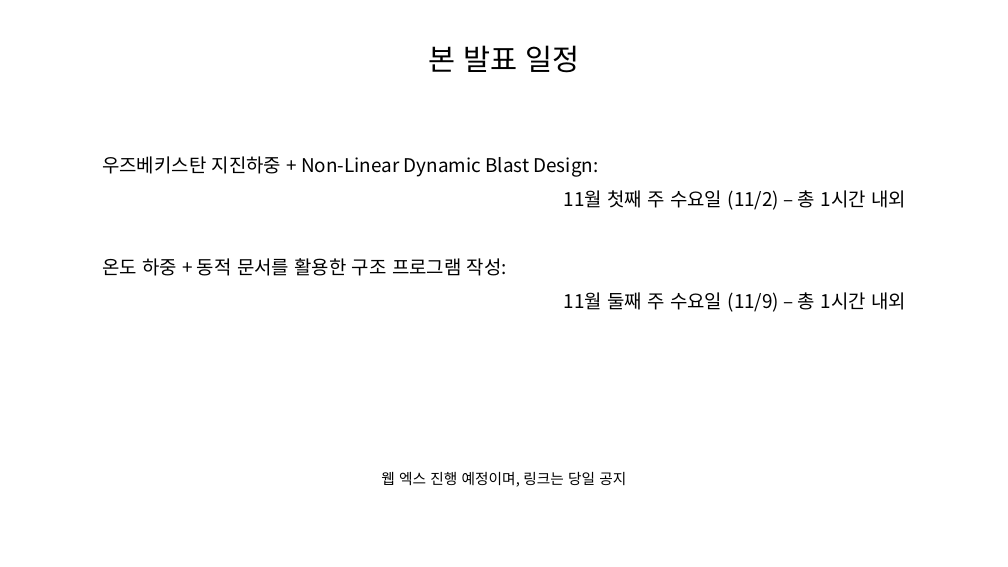
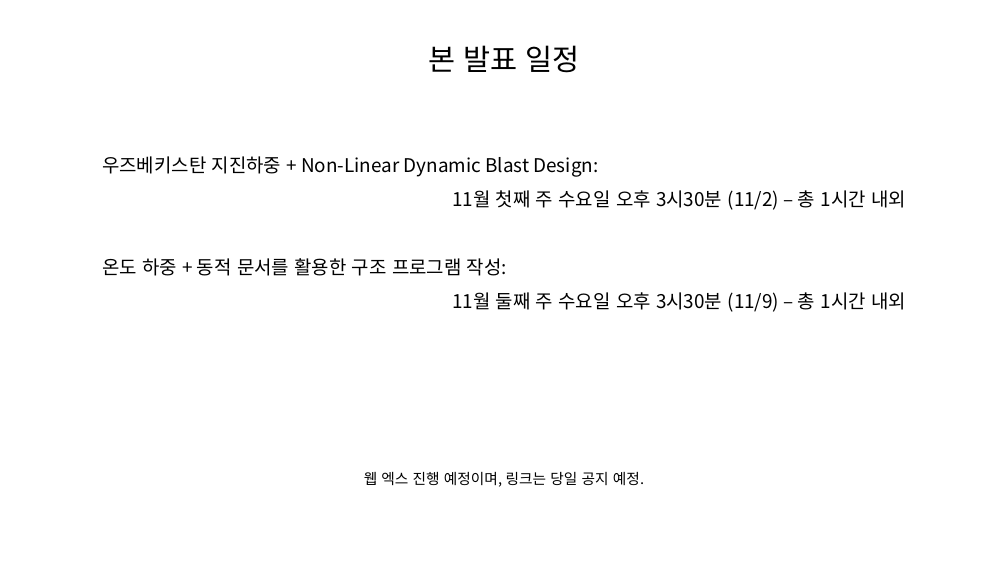
Before and after one commit to hnanmal/mkcljpt_volume, a slide deck: slide 17 of documentum/건축심화세미나(2022)/최종발표/팀회의-심화세미나 아이템 소개.pptx. Drawn at 1008x567 pixels with LibreOffice and Linux fonts; fonts in the diff are those of the drawing. Boxes give left, top, right and bottom in pixels: in the first picture for what was removed or moved away, otherwise in the second. Text is boxed around its words. In the diff, an @@ line names an element or a change of style, - is before the commit and + after.

```diff
--- a/documentum/건축심화세미나(2022)/최종발표/팀회의-심화세미나 아이템 소개.pptx
+++ b/documentum/건축심화세미나(2022)/최종발표/팀회의-심화세미나 아이템 소개.pptx
@@ text at (452, 190, 906, 210): text changed @@
-11월 첫째 주 수요일 (11/2) – 총 1시간 내외
+11월 첫째 주 수요일 오후 3시30분 (11/2) – 총 1시간 내외
@@ text at (452, 292, 906, 312): text changed @@
-11월 둘째 주 수요일 (11/9) – 총 1시간 내외
+11월 둘째 주 수요일 오후 3시30분 (11/9) – 총 1시간 내외
@@ text at (364, 472, 644, 487): text changed @@
-웹 엑스 진행 예정이며, 링크는 당일 공지
+웹 엑스 진행 예정이며, 링크는 당일 공지 예정.
```
Also in this commit, not shown: 1 other slide changed, 1 other file.
